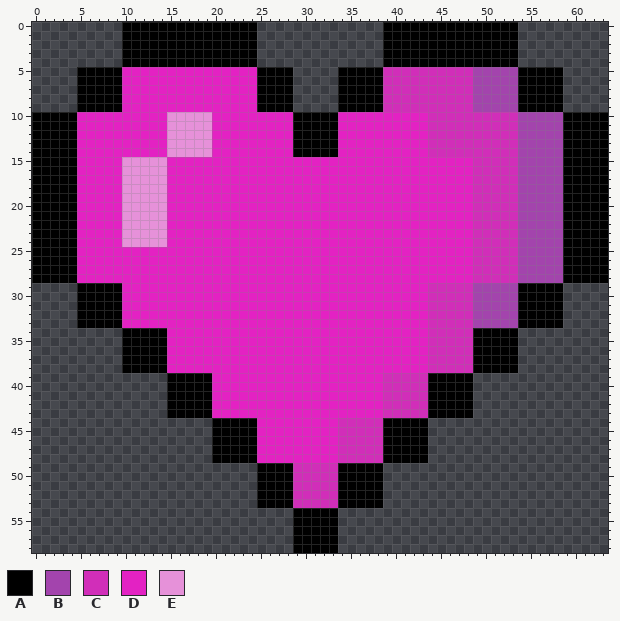
Pixel-art sprite, stored at Projekt/assets/ocarina-game/heartsprite.png. The picture above is the old version.
The file is 128x118 pixels, drawn in blocks of 2x2; one block is one cell here.
Palette (. is transparent): A #000000  B #a344ad  C #d12eb9  D #e322c3  E #e691d9
Pixels before, first column x 0:
 0 ..........AAAAAAAAAAAAAAA..............AAAAAAAAAAAAAAA..........
 1 ..........AAAAAAAAAAAAAAA..............AAAAAAAAAAAAAAA..........
 2 ..........AAAAAAAAAAAAAAA..............AAAAAAAAAAAAAAA..........
 3 ..........AAAAAAAAAAAAAAA..............AAAAAAAAAAAAAAA..........
 4 ..........AAAAAAAAAAAAAAA..............AAAAAAAAAAAAAAA..........
 5 .....AAAAADDDDDDDDDDDDDDDAAAA.....AAAAACCCCCCCCCCBBBBBAAAAA.....
 6 .....AAAAADDDDDDDDDDDDDDDAAAA.....AAAAACCCCCCCCCCBBBBBAAAAA.....
 7 .....AAAAADDDDDDDDDDDDDDDAAAA.....AAAAACCCCCCCCCCBBBBBAAAAA.....
 8 .....AAAAADDDDDDDDDDDDDDDAAAA.....AAAAACCCCCCCCCCBBBBBAAAAA.....
 9 .....AAAAADDDDDDDDDDDDDDDAAAA.....AAAAACCCCCCCCCCBBBBBAAAAA.....
10 AAAAADDDDDDDDDDEEEEEDDDDDDDDDAAAAADDDDDDDDDDCCCCCCCCCCBBBBBAAAAA
11 AAAAADDDDDDDDDDEEEEEDDDDDDDDDAAAAADDDDDDDDDDCCCCCCCCCCBBBBBAAAAA
12 AAAAADDDDDDDDDDEEEEEDDDDDDDDDAAAAADDDDDDDDDDCCCCCCCCCCBBBBBAAAAA
13 AAAAADDDDDDDDDDEEEEEDDDDDDDDDAAAAADDDDDDDDDDCCCCCCCCCCBBBBBAAAAA
14 AAAAADDDDDDDDDDEEEEEDDDDDDDDDAAAAADDDDDDDDDDCCCCCCCCCCBBBBBAAAAA
15 AAAAADDDDDEEEEEDDDDDDDDDDDDDDDDDDDDDDDDDDDDDDDDDDCCCCCBBBBBAAAAA
16 AAAAADDDDDEEEEEDDDDDDDDDDDDDDDDDDDDDDDDDDDDDDDDDDCCCCCBBBBBAAAAA
17 AAAAADDDDDEEEEEDDDDDDDDDDDDDDDDDDDDDDDDDDDDDDDDDDCCCCCBBBBBAAAAA
18 AAAAADDDDDEEEEEDDDDDDDDDDDDDDDDDDDDDDDDDDDDDDDDDDCCCCCBBBBBAAAAA
19 AAAAADDDDDEEEEEDDDDDDDDDDDDDDDDDDDDDDDDDDDDDDDDDDCCCCCBBBBBAAAAA
20 AAAAADDDDDEEEEEDDDDDDDDDDDDDDDDDDDDDDDDDDDDDDDDDDCCCCCBBBBBAAAAA
21 AAAAADDDDDEEEEEDDDDDDDDDDDDDDDDDDDDDDDDDDDDDDDDDDCCCCCBBBBBAAAAA
22 AAAAADDDDDEEEEEDDDDDDDDDDDDDDDDDDDDDDDDDDDDDDDDDDCCCCCBBBBBAAAAA
23 AAAAADDDDDEEEEEDDDDDDDDDDDDDDDDDDDDDDDDDDDDDDDDDDCCCCCBBBBBAAAAA
24 AAAAADDDDDEEEEEDDDDDDDDDDDDDDDDDDDDDDDDDDDDDDDDDDCCCCCBBBBBAAAAA
25 AAAAADDDDDDDDDDDDDDDDDDDDDDDDDDDDDDDDDDDDDDDDDDDDCCCCCBBBBBAAAAA
26 AAAAADDDDDDDDDDDDDDDDDDDDDDDDDDDDDDDDDDDDDDDDDDDDCCCCCBBBBBAAAAA
27 AAAAADDDDDDDDDDDDDDDDDDDDDDDDDDDDDDDDDDDDDDDDDDDDCCCCCBBBBBAAAAA
28 AAAAADDDDDDDDDDDDDDDDDDDDDDDDDDDDDDDDDDDDDDDDDDDDCCCCCBBBBBAAAAA
29 .....AAAAADDDDDDDDDDDDDDDDDDDDDDDDDDDDDDDDDDCCCCCBBBBBAAAAA.....
30 .....AAAAADDDDDDDDDDDDDDDDDDDDDDDDDDDDDDDDDDCCCCCBBBBBAAAAA.....
31 .....AAAAADDDDDDDDDDDDDDDDDDDDDDDDDDDDDDDDDDCCCCCBBBBBAAAAA.....
32 .....AAAAADDDDDDDDDDDDDDDDDDDDDDDDDDDDDDDDDDCCCCCBBBBBAAAAA.....
33 .....AAAAADDDDDDDDDDDDDDDDDDDDDDDDDDDDDDDDDDCCCCCBBBBBAAAAA.....
34 ..........AAAAADDDDDDDDDDDDDDDDDDDDDDDDDDDDDCCCCCAAAAA..........
35 ..........AAAAADDDDDDDDDDDDDDDDDDDDDDDDDDDDDCCCCCAAAAA..........
36 ..........AAAAADDDDDDDDDDDDDDDDDDDDDDDDDDDDDCCCCCAAAAA..........
37 ..........AAAAADDDDDDDDDDDDDDDDDDDDDDDDDDDDDCCCCCAAAAA..........
38 ..........AAAAADDDDDDDDDDDDDDDDDDDDDDDDDDDDDCCCCCAAAAA..........
39 ...............AAAAADDDDDDDDDDDDDDDDDDDCCCCCAAAAA...............
40 ...............AAAAADDDDDDDDDDDDDDDDDDDCCCCCAAAAA...............
41 ...............AAAAADDDDDDDDDDDDDDDDDDDCCCCCAAAAA...............
42 ...............AAAAADDDDDDDDDDDDDDDDDDDCCCCCAAAAA...............
43 ...............AAAAADDDDDDDDDDDDDDDDDDDCCCCCAAAAA...............
44 ....................AAAAADDDDDDDDDCCCCCAAAAA....................
45 ....................AAAAADDDDDDDDDCCCCCAAAAA....................
46 ....................AAAAADDDDDDDDDCCCCCAAAAA....................
47 ....................AAAAADDDDDDDDDCCCCCAAAAA....................
48 ....................AAAAADDDDDDDDDCCCCCAAAAA....................
49 .........................AAAACCCCCAAAAA.........................
50 .........................AAAACCCCCAAAAA.........................
51 .........................AAAACCCCCAAAAA.........................
52 .........................AAAACCCCCAAAAA.........................
53 .........................AAAACCCCCAAAAA.........................
54 .............................AAAAA..............................
55 .............................AAAAA..............................
56 .............................AAAAA..............................
57 .............................AAAAA..............................
58 .............................AAAAA..............................
Now the later version:
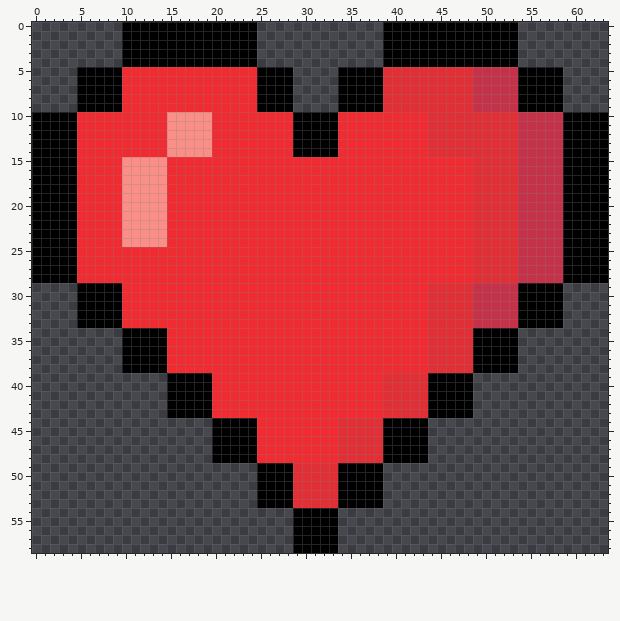
Change:
colour B: #a344ad -> #c43148
colour C: #d12eb9 -> #e22e35
colour D: #e322c3 -> #f12b32
colour E: #e691d9 -> #f98f86
Where, in picture pixels (left, top, right, bottom), the same in both pictures:
changed: (77, 67, 563, 508)
